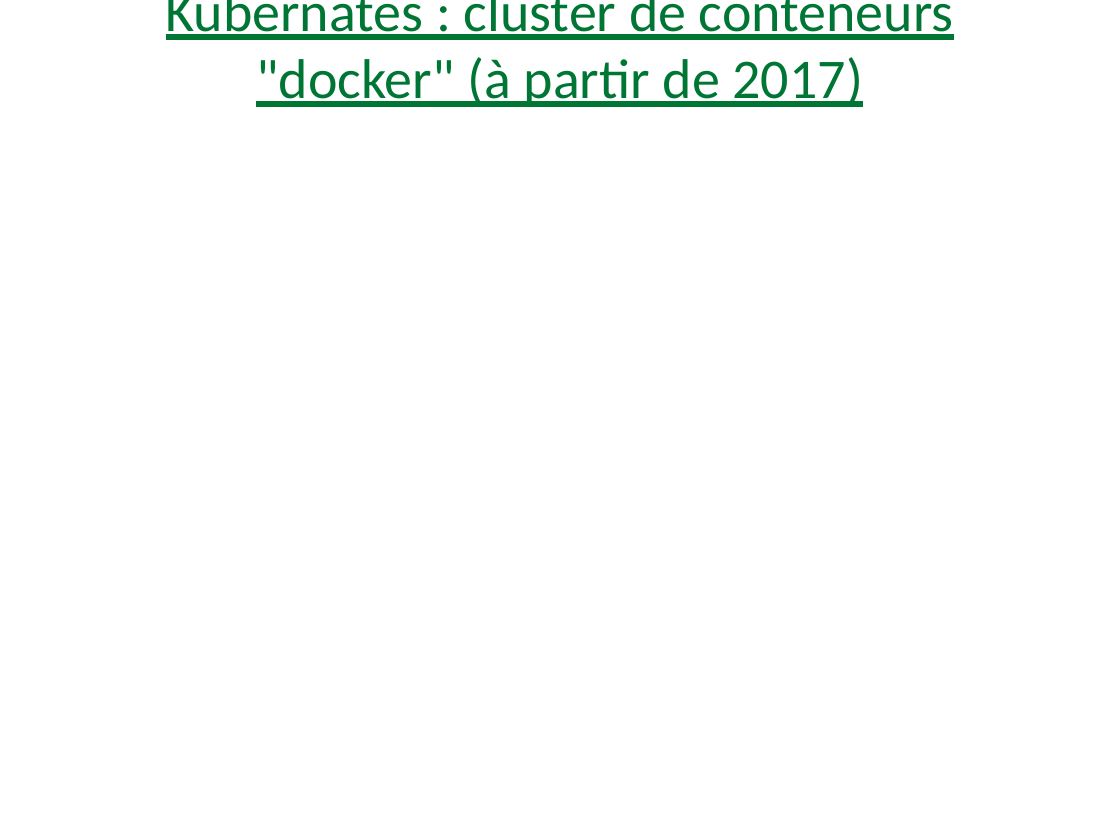
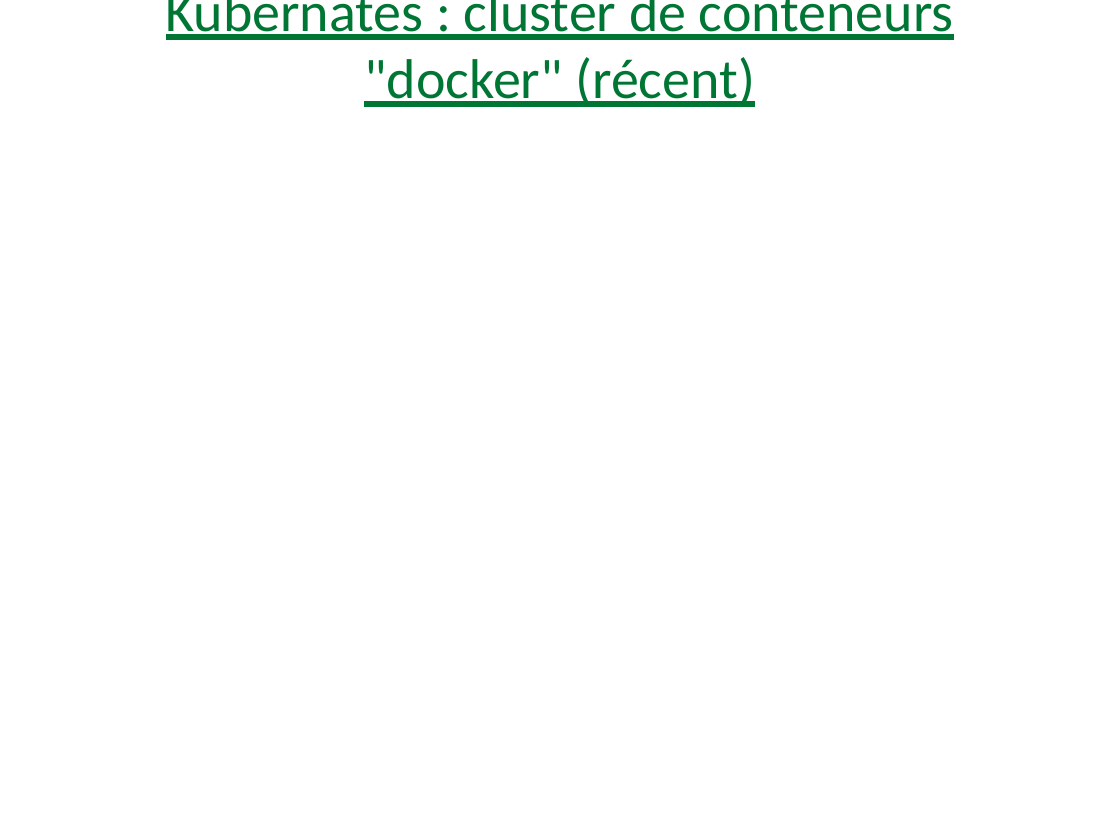
Before and after one commit to didier-tp/afc2021, a slide deck: slide 11 of docs/infrastructures_cloud_et_microservices.pptx (slide 10 before the commit). Drawn at 1120x840 pixels with LibreOffice and Linux fonts; fonts in the diff are those of the drawing. Boxes give left, top, right and bottom in pixels: in the first picture for what was removed or moved away, otherwise in the second. Text is boxed around its words. In the diff, an @@ line names an element or a change of style, - is before the commit and + after.

```diff
--- a/docs/infrastructures_cloud_et_microservices.pptx
+++ b/docs/infrastructures_cloud_et_microservices.pptx
@@ text at box(166, 0, 954, 107): text changed @@
-Kubernates : cluster de conteneurs "docker" (à partir de 2017)
+Kubernates : cluster de conteneurs "docker" (récent)
```
Also in this commit, not shown: 4 other slides changed, 4 slides added, 3 slides removed, 6 other files.
